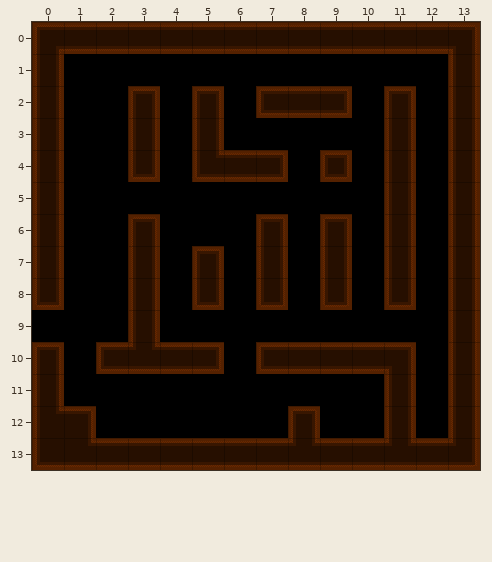
Level history. Tiled map: datas/maps/delta2.tmx. Above is the file before it was changed.
Cells are 32x32 px. Shown: x 0..13, y 0..13.
The same view after the edit:
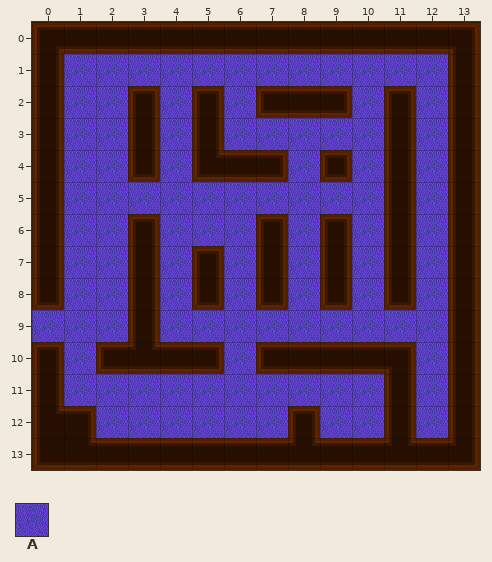
Key: from "moquette": A 1.
_ is an empty cell, . an unchanged one.
Edits made:
--- layer "moquette"
@@ x 0..12 @@
- 1 .____________
- 2 .__._._..._._
- 3 .__._._____._
- 4 .__._..._._._
- 5 .__________._
- 6 .__.___._._._
- 7 .__._._._._._
- 8 .__._._._._._
- 9 ___._________
-10 ._...._....._
-11 .__________._
-12 ..______.__._
+ 1 .AAAAAAAAAAAA
+ 2 .AA.A.A...A.A
+ 3 .AA.A.AAAAA.A
+ 4 .AA.A...A.A.A
+ 5 .AAAAAAAAAA.A
+ 6 .AA.AAA.A.A.A
+ 7 .AA.A.A.A.A.A
+ 8 .AA.A.A.A.A.A
+ 9 AAA.AAAAAAAAA
+10 .A....A.....A
+11 .AAAAAAAAAA.A
+12 ..AAAAAA.AA.A
